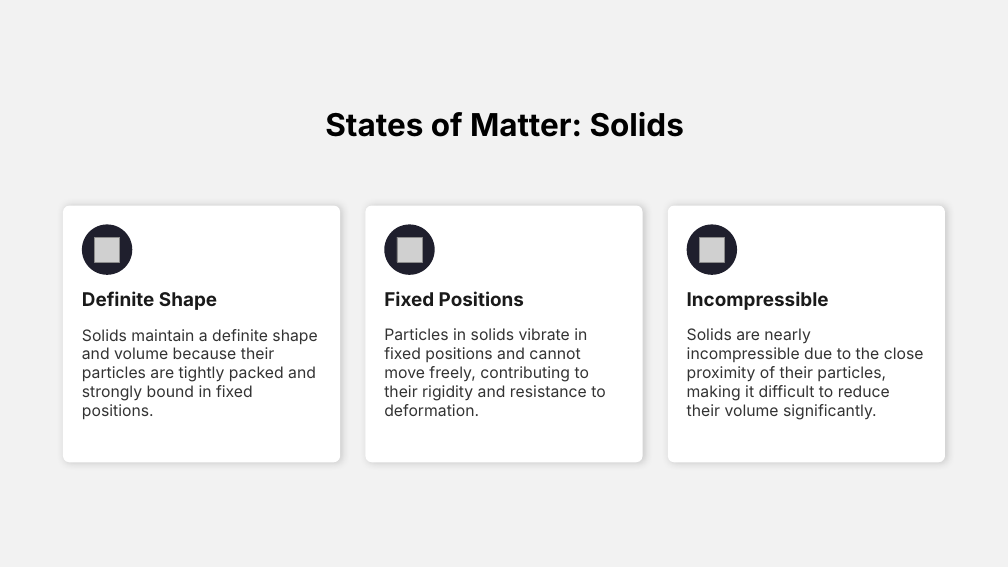
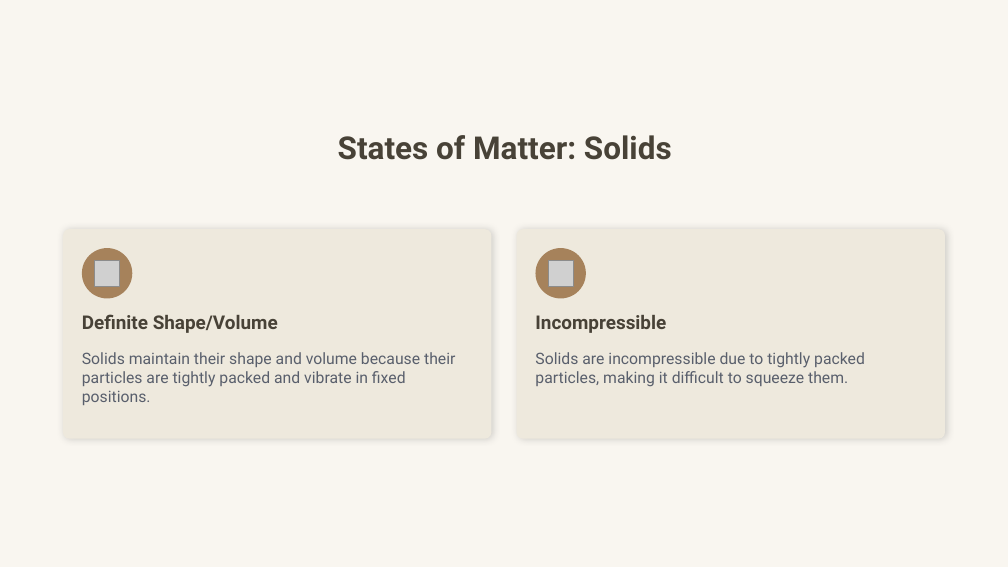
Before and after one commit to Farha-A/slides_generation, a slide deck: slide 4 of Slides/Unlocking_the_Secrets_of_Matter.pptx. Drawn at 1008x567 pixels with LibreOffice and Linux fonts; fonts in the diff are those of the drawing; grey boxes stand for pictures. Boxes give left, top, right and bottom in pixels: in the first picture for what was removed or moved away, otherwise in the second. Text is boxed around its words. In the diff, an @@ line names an element or a change of style, - is before the commit and + after.

```diff
--- a/Slides/Unlocking_the_Secrets_of_Matter.pptx
+++ b/Slides/Unlocking_the_Secrets_of_Matter.pptx
@@ background #F2F2F2 to #F9F6F0 @@
@@ text "States of Matter: Solids": place and size @@
-text "States of Matter: Solids" at [325,112,684,137]
+text "States of Matter: Solids" at [338,135,672,160]
@@ text "States of Matter: Solids" at [338,135,672,160]: font Inter to Roboto, text colour #000000 to #484237 @@
@@ rounded rectangle removed at [668,205,945,462] @@
@@ rounded rectangle: place and size @@
-rounded rectangle at [63,205,340,462]
+rounded rectangle at [63,229,492,438]
@@ rounded rectangle at [63,229,492,438]: fill #FFFFFF to #EEE9DD; proportions changed @@
@@ picture removed at [95,237,120,262] @@
@@ picture removed at [397,237,422,262] @@
@@ rounded rectangle at [516,229,945,438]: fill #FFFFFF to #EEE9DD; proportions changed @@
@@ rounded rectangle: place and size @@
-rounded rectangle at [365,205,642,462]
+rounded rectangle at [516,229,945,438]
@@ ellipse removed at [687,225,737,275] @@
@@ picture removed at [699,237,724,262] @@
@@ ellipse: place and size @@
-ellipse at [82,225,132,275]
+ellipse at [82,248,132,299]
@@ ellipse at [82,248,132,299]: fill #1F1F2D to #A6825B @@
@@ picture added at [95,261,120,286] @@
@@ ellipse at [535,248,586,299]: fill #1F1F2D to #A6825B @@
@@ ellipse: place and size @@
-ellipse at [384,225,435,275]
+ellipse at [535,248,586,299]
@@ picture added at [548,261,573,286] @@
@@ text removed at [384,291,524,306] @@
-Fixed Positions
@@ text at [82,314,278,333]: text changed; font Inter to Roboto; text colour #1A1A1A to #484237 @@
-Definite Shape
+Definite Shape/Volume
@@ text removed at [384,328,605,416] @@
-Particles in solids vibrate in fixed positions and cannot move freely, contributing to their rigidity and resistance to deformation.
@@ text "Incompressible": place and size @@
-text "Incompressible" at [687,291,829,310]
+text "Incompressible" at [535,315,666,333]
@@ text "Incompressible" at [535,315,666,333]: font Inter to Roboto, text colour #1A1A1A to #484237 @@
@@ text at [82,352,455,405]: text changed; font Inter to Roboto; text colour #333333 to #595F6C @@
-Solids maintain a definite shape and volume because their particles are tightly packed and strongly bound in fixed positions.
+Solids maintain their shape and volume because their particles are tightly packed and vibrate in fixed positions.
@@ text at [535,352,865,386]: text changed; font Inter to Roboto; text colour #333333 to #595F6C @@
-Solids are nearly incompressible due to the close proximity of their particles, making it difficult to reduce their volume significantly.
+Solids are incompressible due to tightly packed particles, making it difficult to squeeze them.
```
Also in this commit, not shown: 2 other slides changed, 5 slides added, 5 slides removed, 27 other files.
